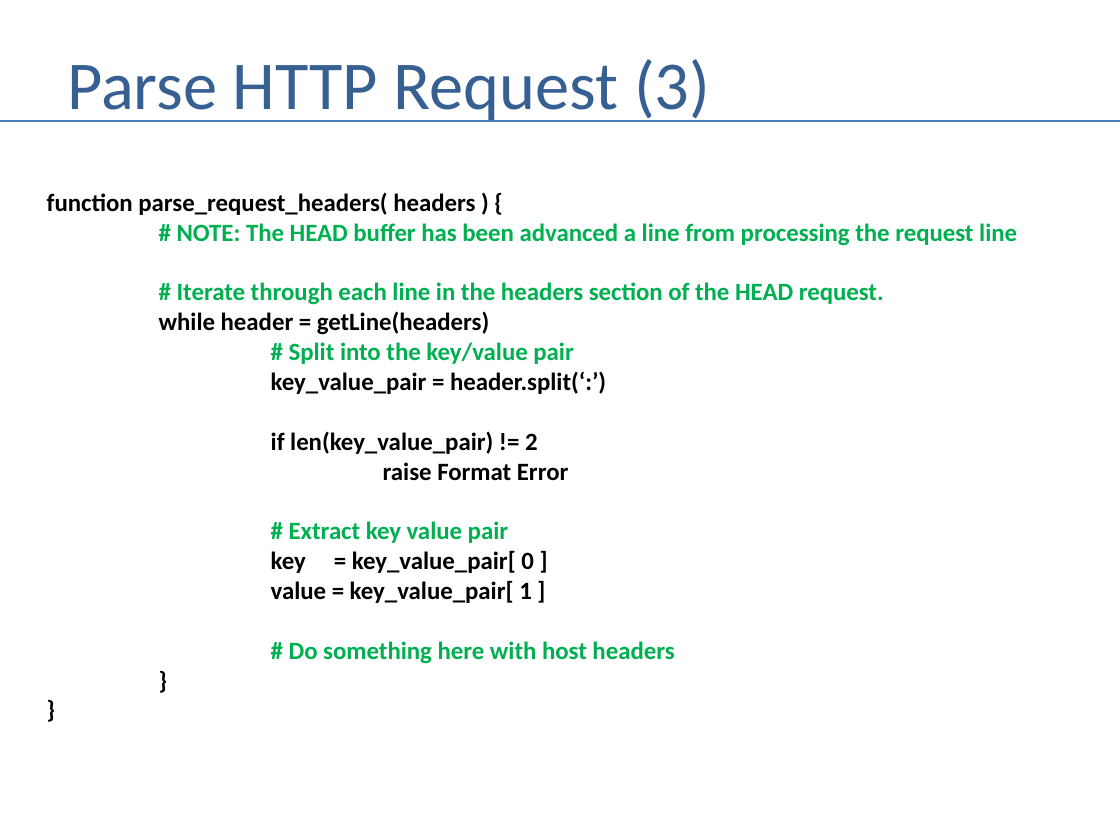
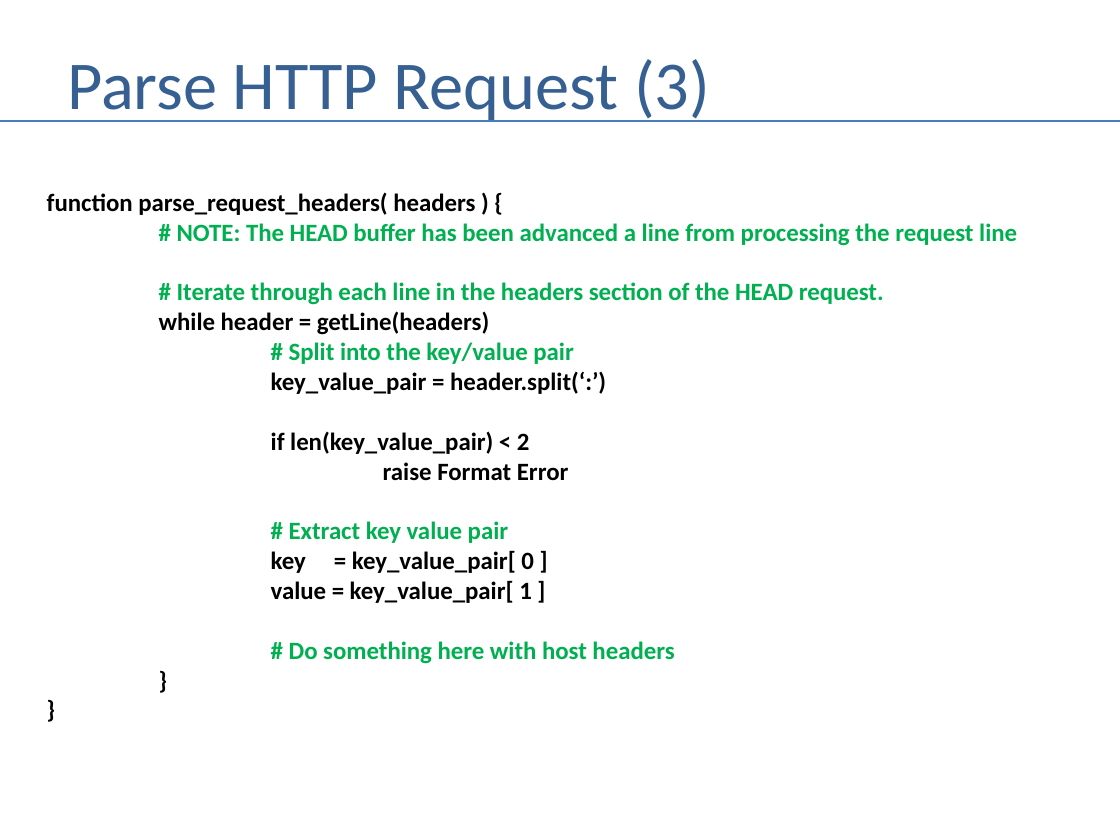
Before and after one commit to andrewferlitsch/Portland-Data-Science-Group, a slide deck: slide 16 of Presentations/CS - HTTP.pptx. Drawn at 1120x840 pixels with LibreOffice and Linux fonts; fonts in the diff are those of the drawing. Boxes give left, top, right and bottom in pixels: in the first picture for what was removed or moved away, otherwise in the second. Text is boxed around its words. In the diff, an @@ line names an element or a change of style, - is before the commit and + after.

Commit message:
updates to HTTP Server

```diff
--- a/Presentations/CS - HTTP.pptx
+++ b/Presentations/CS - HTTP.pptx
@@ text at (x1=271, y1=431, x2=530, y2=454): text changed @@
-if len(key_value_pair) != 2
+if len(key_value_pair) < 2
```
Also in this commit, not shown: 5 other slides changed.
